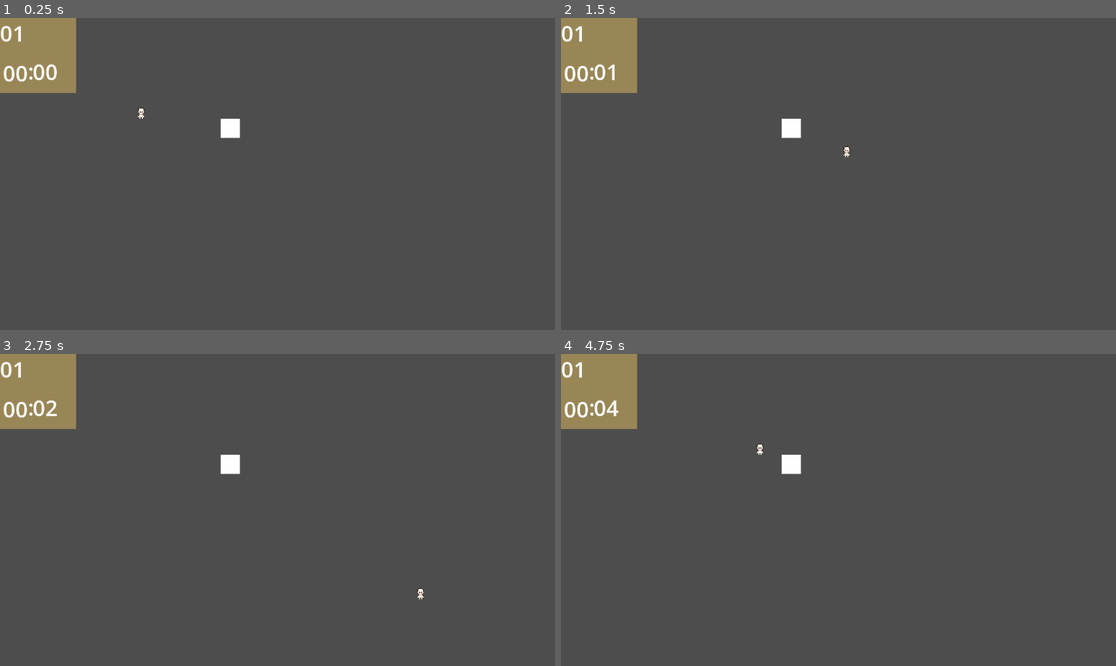
Above: before the commit, frames 1-4 (two rows, left to right).
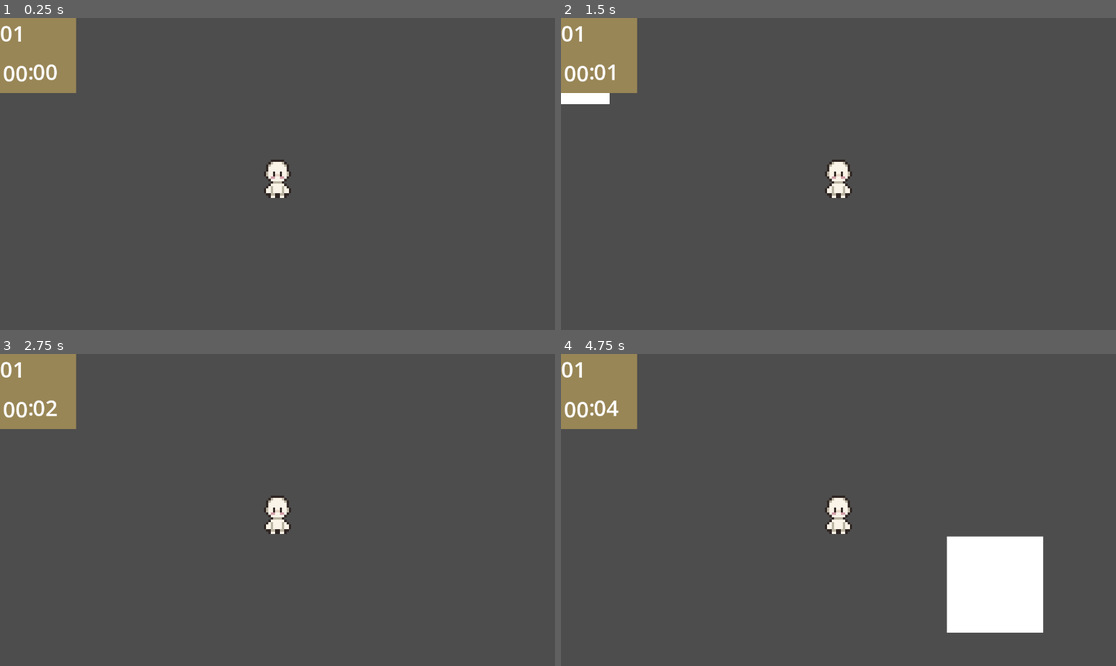
Above: after the commit, the same moments.

Repository: Jose-Prince/UVG-Tesis-Game
Game: Godot game, scene res://Scenes/café_place.tscn
The game is run twice, just before and just after one commit, with the same random seed, the same clock (stepped at 60 frames per second) and the same inputs. This scene is started directly instead of the project's main scene.
Inputs (mouse positions are in pixels of both pictures, inside the frame that each line leads up to):
- Up to frame 1 (0.25 s): no input
- Up to frame 2 (1.5 s): tap Enter at 0.5 s; move the mouse to (794, 127) at 0.52 s; hold D (right) 0.53-1.28 s; click (794, 127) at 0.67 s; move the mouse to (727, 189) at 1.27 s; hold S (down) from 1.28 s (still down)
- Up to frame 3 (2.75 s): move the mouse to (333, 441) at 2.02 s; release S (down) at 2.03 s; hold D (right) from 2.03 s (still down)
- Up to frame 4 (4.75 s): move the mouse to (810, 572) at 2.77 s; release D (right) at 2.78 s; hold W (up) 2.78-3.53 s; click (810, 572) at 2.92 s; tap Space at 3.5 s; move the mouse to (1005, 556) at 3.52 s; hold A (left) from 3.53 s (still down); move the mouse to (672, 463) at 4.27 s

The runs differ from the first frame. In frame 1, 0.7% of the frame differs, in the area x 24-53%, y 28-58%; in frame 2, 1.0%; in frame 3, 0.7%; in frame 4, 6.2%, in the area x 35-87%, y 28-90%.

Commit message:
Feat: camera follows player

Diff:
--- a/Prefabs/Player.tscn
+++ b/Prefabs/Player.tscn
@@ -40,18 +40,21 @@
 }]
 
 [sub_resource type="RectangleShape2D" id="RectangleShape2D_javds"]
-size = Vector2(16, 24)
+size = Vector2(12, 5)
 
 [node name="Player" type="CharacterBody2D" unique_id=1461023337 groups=["player"]]
-position = Vector2(0, 1)
 script = ExtResource("1_x3d5u")
 
 [node name="AnimatedSprite2D" type="AnimatedSprite2D" parent="." unique_id=916734474]
-position = Vector2(0, -3)
-scale = Vector2(1.3499999, 1.425)
+scale = Vector2(0.947, 1)
 sprite_frames = SubResource("SpriteFrames_gg3t4")
 animation = &"idle"
 frame_progress = 0.13602109
 
 [node name="CollisionShape2D" type="CollisionShape2D" parent="." unique_id=41540243]
+position = Vector2(0, 8.5)
 shape = SubResource("RectangleShape2D_javds")
+
+[node name="Camera2D" type="Camera2D" parent="." unique_id=1178547395]
+scale = Vector2(0.947, 1)
+zoom = Vector2(5, 5)
